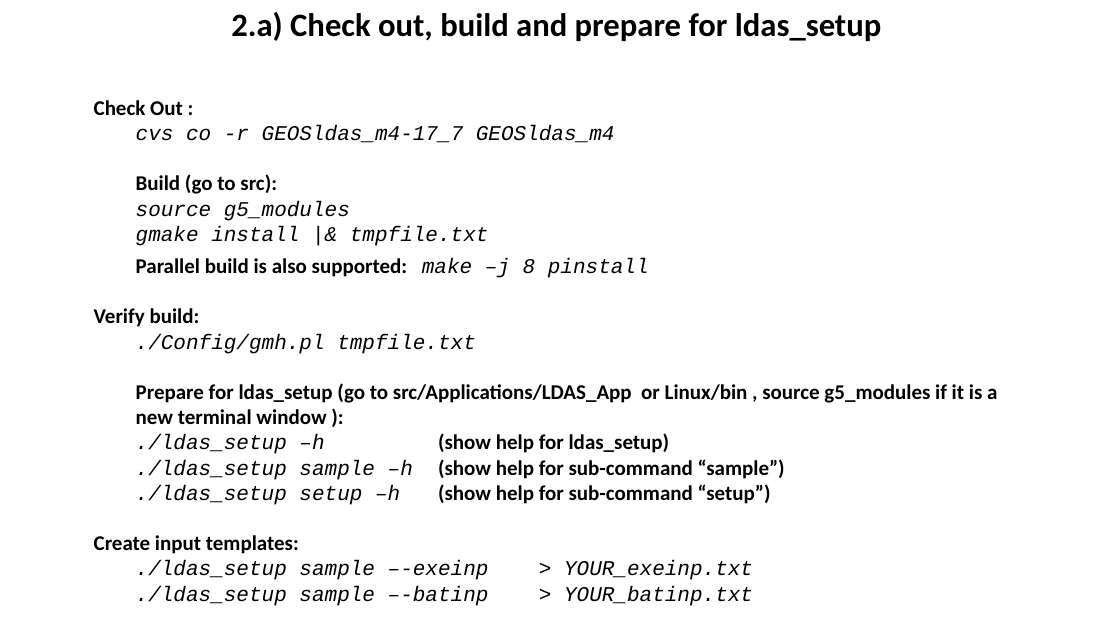
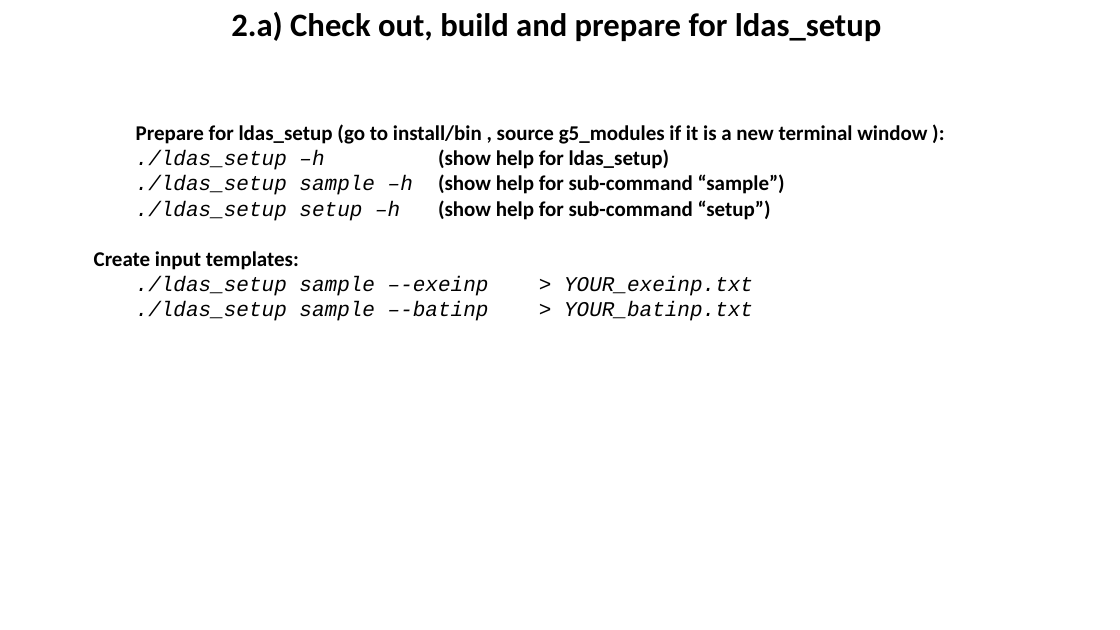
Before and after one commit to GEOS-ESM/GEOSldas, a slide deck: slide 6 of src/Applications/LDAS_App/doc/GEOSldas-tutorial.pptx (slide 5 before the commit). Drawn at 1120x630 pixels with LibreOffice and Linux fonts; fonts in the diff are those of the drawing. Boxes give left, top, right and bottom in pixels: in the first picture for what was removed or moved away, otherwise in the second. Text is boxed around its words. In the diff, an @@ line names an element or a change of style, - is before the commit and + after.

```diff
--- a/src/Applications/LDAS_App/doc/GEOSldas-tutorial.pptx
+++ b/src/Applications/LDAS_App/doc/GEOSldas-tutorial.pptx
@@ text at (x1=136, y1=124, x2=927, y2=144): text changed @@
-Check Out :
-  cvs co -r GEOSldas_m4-17_7 GEOSldas_m4
-Build (go to src):
-  source g5_modules
-  gmake install |& tmpfile.txt
-  Parallel build is also supported: make –j 8 pinstall
-  Verify build:
-  ./Config/gmh.pl tmpfile.txt
-Prepare for ldas_setup (go to src/Applications/LDAS_App or Linux/bin , source g5_modules if it is a new terminal window ):
+Prepare for ldas_setup (go to install/bin , source g5_modules if it is a new terminal window ):
```
Also in this commit, not shown: 2 other slides changed, 1 slide added, 1 other file.
